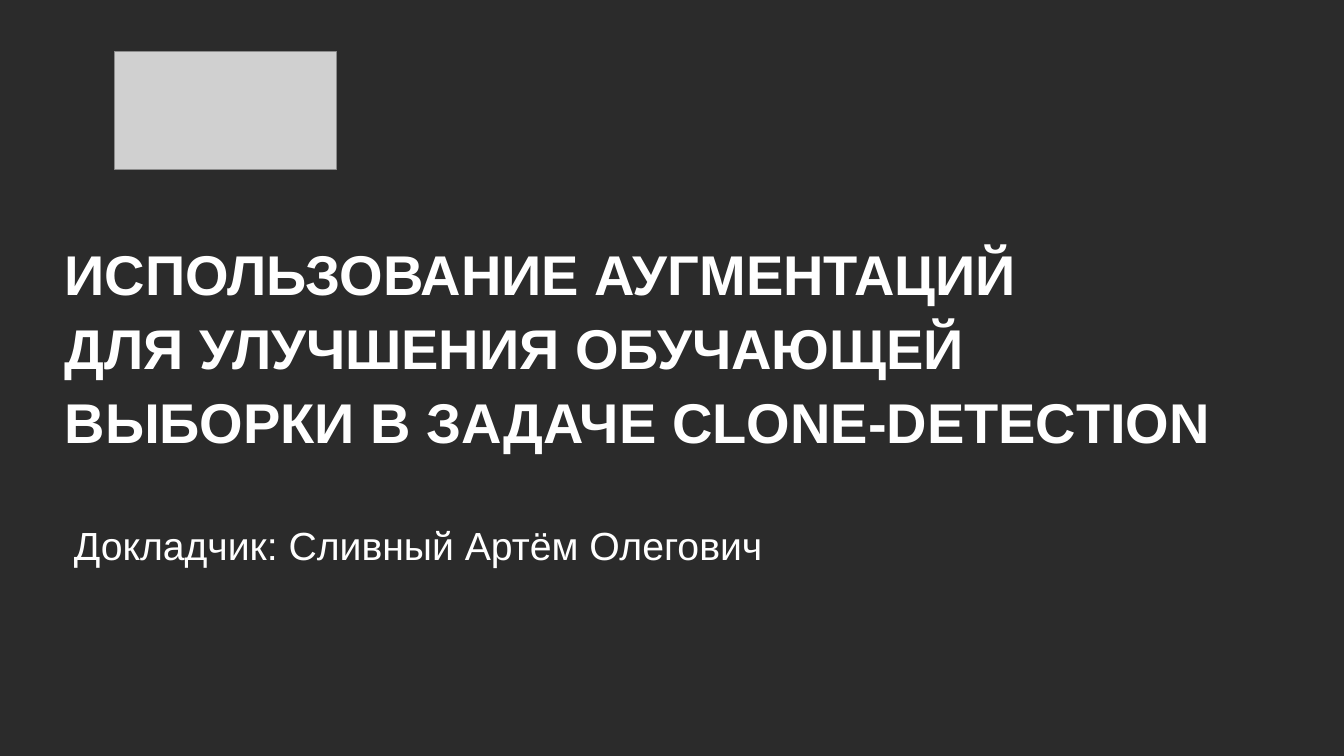
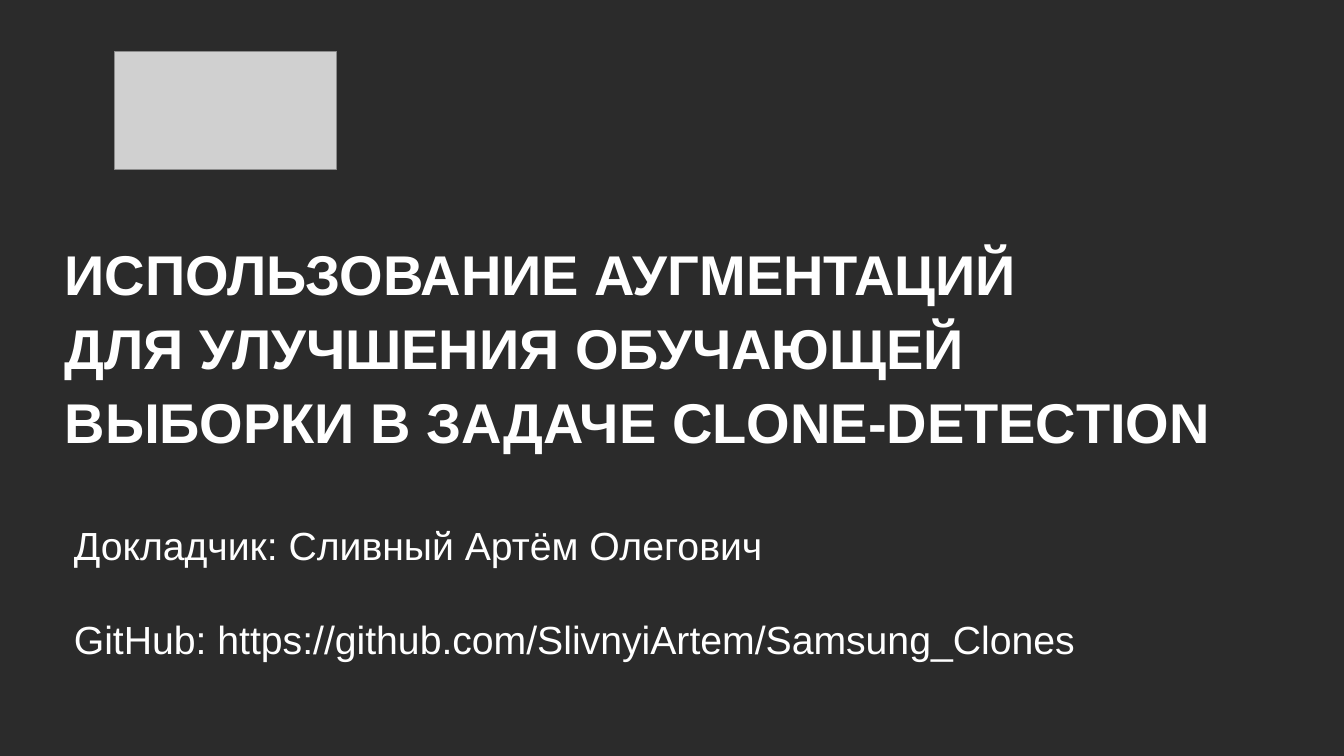
Before and after one commit to SlivnyiArtem/Samsung_Clones, a slide deck: slide 1 of Сливный_презентация_Детекция клонов в исходном коде.pptx. Drawn at 1344x756 pixels with LibreOffice and Linux fonts; fonts in the diff are those of the drawing; grey boxes stand for pictures; background and template pictures are left out; a plain dark background stands for a picture behind light text. Boxes give left, top, right and bottom in pixels: in the first picture for what was removed or moved away, otherwise in the second. Text is boxed around its words. In the diff, an @@ line names an element or a change of style, - is before the commit and + after.

```diff
--- a/Сливный_презентация_Детекция клонов в исходном коде.pptx
+++ b/Сливный_презентация_Детекция клонов в исходном коде.pptx
@@ text at <box>74,625,1074,662</box>: paragraph added @@
+GitHub: https://github.com/SlivnyiArtem/Samsung_Clones
```
Also in this commit, not shown: 1 slide added, 1 other file.
